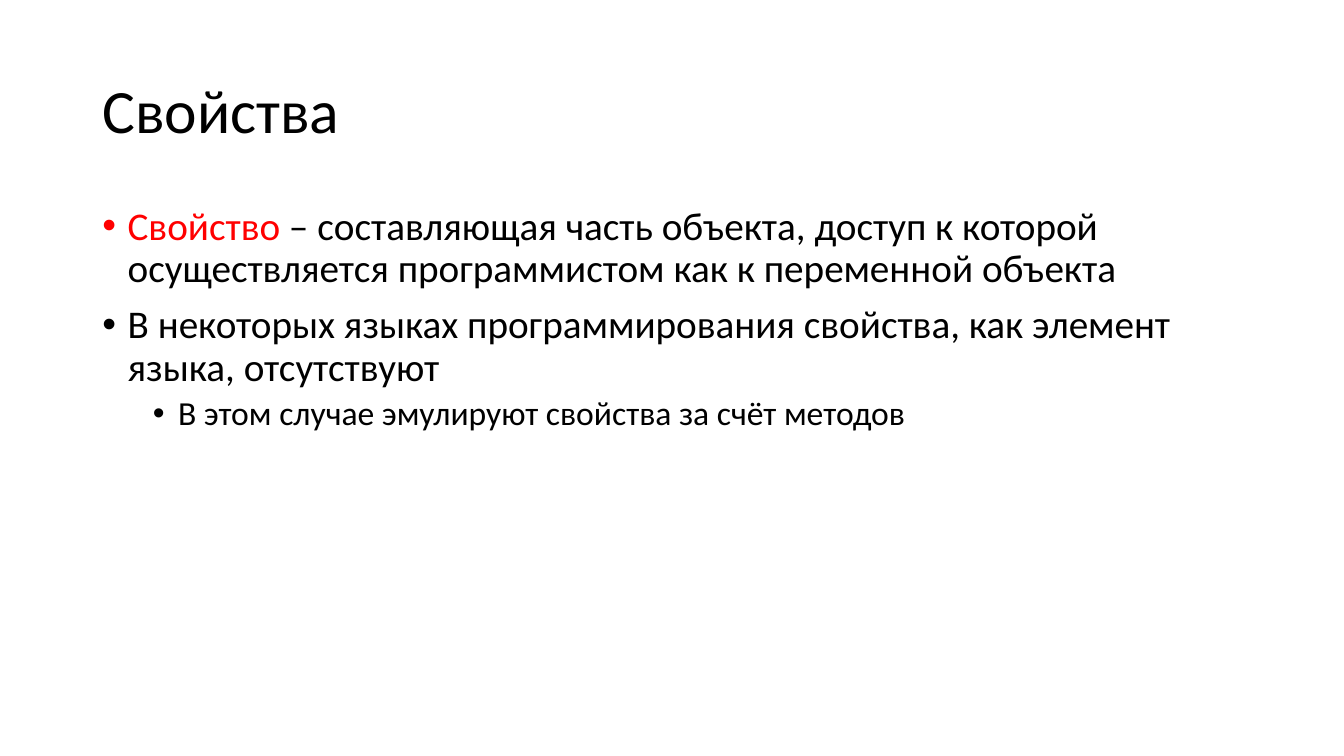
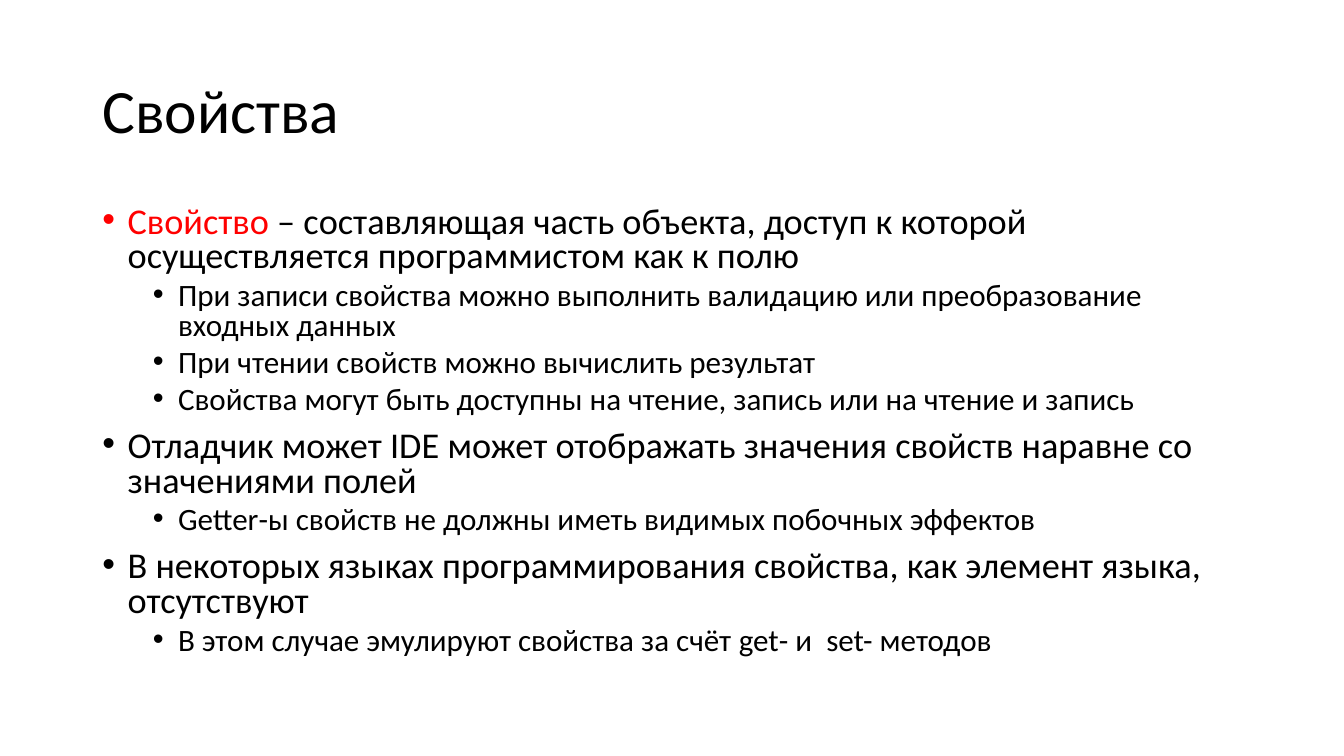
Before and after one commit to alexey-malov/oop, a slide deck: slide 46 of lectures/02/Основы ООП.pptx (slide 44 before the commit). Drawn at 1344x756 pixels with LibreOffice and Linux fonts; fonts in the diff are those of the drawing. Boxes give left, top, right and bottom in pixels: in the first picture for what was removed or moved away, otherwise in the second. Text is boxed around its words. In the diff, an @@ line names an element or a change of style, - is before the commit and + after.

```diff
--- a/lectures/02/Основы ООП.pptx
+++ b/lectures/02/Основы ООП.pptx
@@ text at <box>128,209,1192,535</box>: text changed; size 28 to 22.2 pt @@
-• Свойство – составляющая часть объекта, доступ к которой осуществляется программистом как к переменной объекта
+• Свойство – составляющая часть объекта, доступ к которой осуществляется программистом как к полю
+  • При записи свойства можно выполнить валидацию или преобразование входных данных
+  • При чтении свойств можно вычислить результат
+  • Свойства могут быть доступны на чтение, запись или на чтение и запись
+• Отладчик может IDE может отображать значения свойств наравне со значениями полей
+  • Getter-ы свойств не должны иметь видимых побочных эффектов
@@ text at <box>128,553,1200,619</box>: size 28 to 25.9 pt in "В некоторых языках программирования свойства, как элемент ..."; line spacing 0.9 to 0.8 @@
@@ text at <box>178,630,992,657</box>: text changed; size 24 to 22.2 pt @@
-  • В этом случае эмулируют свойства за счёт методов
+  • В этом случае эмулируют свойства за счёт get- и set- методов
```
Also in this commit, not shown: 5 other slides changed, 3 slides added, 1 slide removed, 1 other file.
